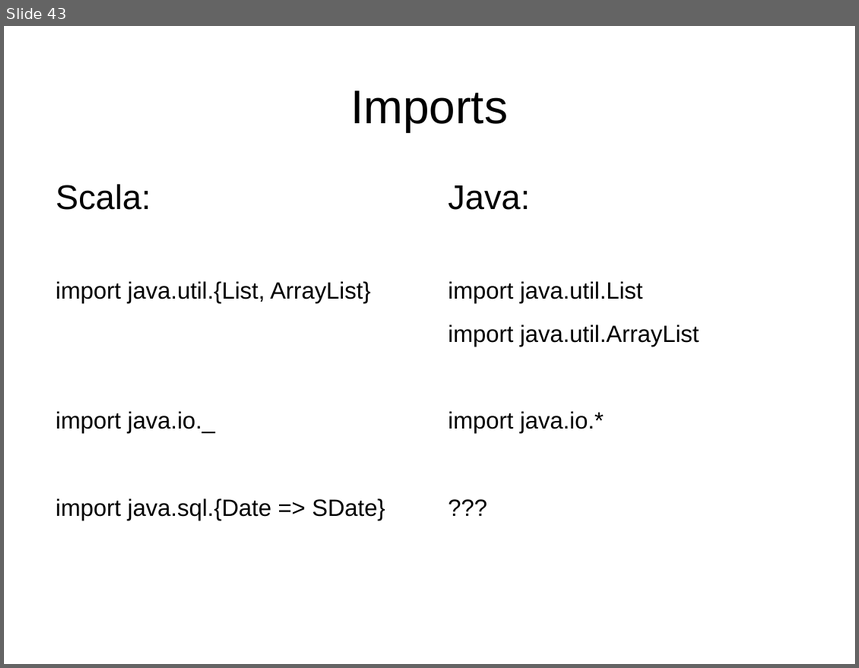
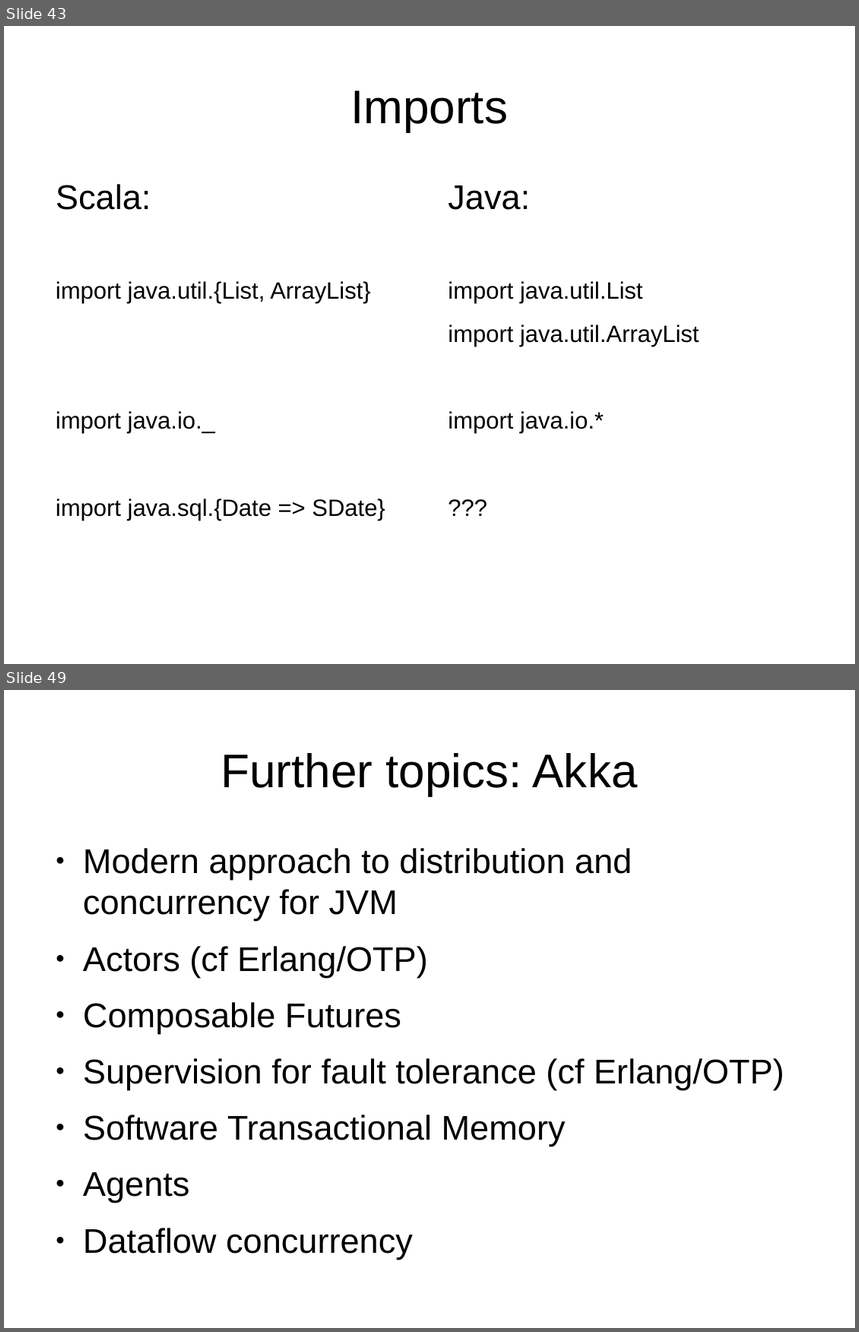
Before and after one commit to kaesler/ScalaTalk, a slide deck: my_slides/ScalaTalk.odp. Shown one above the other, each under a label of ours: slide 43 before the commit, slides 43 and 49 after it; the slides between them are not shown. The pictures are 859x668 and 859x1332 pixels, drawn with LibreOffice and Linux fonts; fonts in the diff are those of the drawing; background and template pictures are left out. Boxes give left, top, right and bottom in pixels: in the first picture for what was removed or moved away, otherwise in the second. Text is boxed around its words. In the diff, an @@ line names an element or a change of style, - is before the commit and + after.

```diff
--- a/my_slides/ScalaTalk.odp
+++ b/my_slides/ScalaTalk.odp
@@ slide 49 added at bbox=[4, 690, 855, 1328], background #FFFFFF @@
@@ title added at bbox=[221, 753, 638, 796], 44 pt, text #000000 @@
+Further topics: Akka
@@ text added at bbox=[83, 848, 785, 1259], 32 pt, text #000000 @@
+● Modern approach to distribution and concurrency for JVM
+● Actors (cf Erlang/OTP)
+● Composable Futures
+● Supervision for fault tolerance (cf Erlang/OTP)
+● Software Transactional Memory
+● Agents
+● Dataflow concurrency
```
Also in this commit, not shown: 10 slides changed, 4 other slides added, 1 slide removed.
